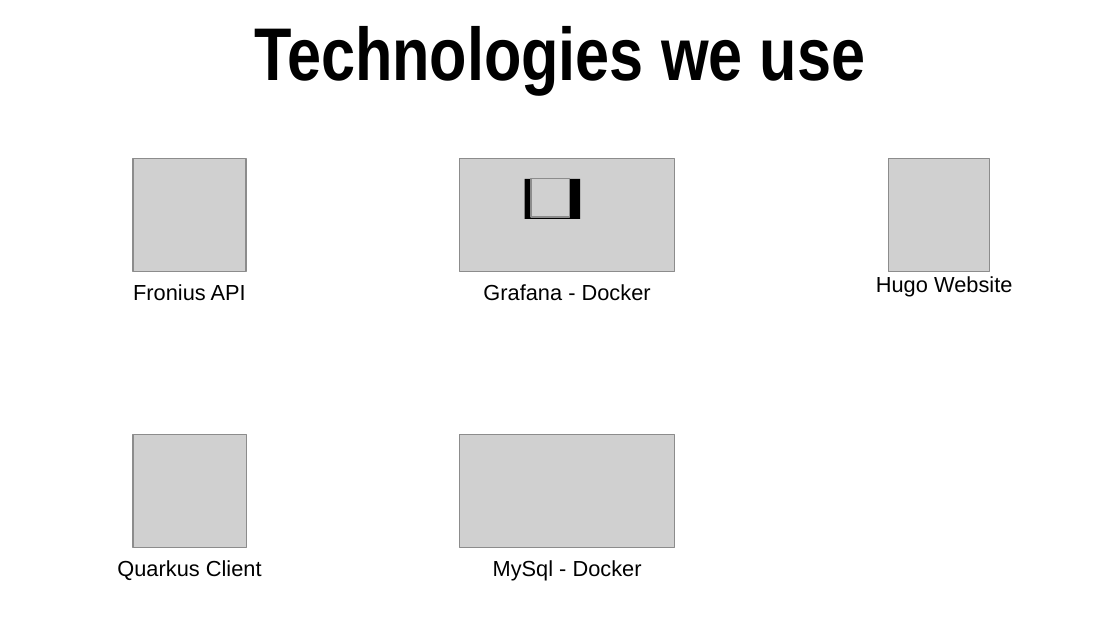
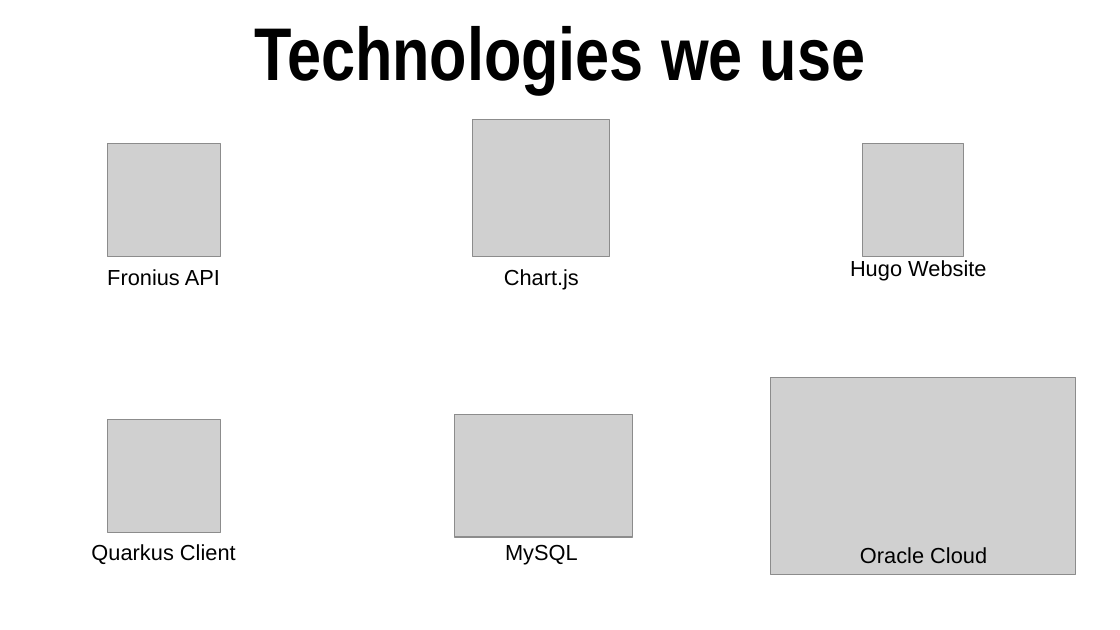
Before and after one commit to Team-Pv-Visualizer/PV-Visualizer, a slide deck: slide 10 of Documents/PVV_Project_Award.pptx (slide 5 before the commit). Drawn at 1120x630 pixels with LibreOffice and Linux fonts; fonts in the diff are those of the drawing; grey boxes stand for pictures. Boxes give left, top, right and bottom in pixels: in the first picture for what was removed or moved away, otherwise in the second. Text is boxed around its words. In the diff, an @@ line names an element or a change of style, - is before the commit and + after.

```diff
--- a/Documents/PVV_Project_Award.pptx
+++ b/Documents/PVV_Project_Award.pptx
@@ picture added at <box>473,120,609,256</box> @@
@@ picture removed at <box>459,159,674,272</box> @@
@@ rectangle removed at <box>524,179,580,220</box> @@
@@ picture removed at <box>531,179,569,217</box> @@
@@ text added at <box>504,269,579,289</box>, 14 pt, text #000000 @@
+Chart.js
@@ text removed at <box>483,284,651,301</box> @@
-Grafana - Docker
@@ picture added at <box>771,377,1075,575</box> @@
@@ picture: place and size @@
-picture at <box>459,435,674,548</box>
+picture at <box>455,414,632,538</box>
@@ 3 pictures, 3 texts: place and size @@
-3 pictures, 3 texts at <box>117,159,1012,580</box>
+3 pictures, 3 texts at <box>91,143,986,564</box>
@@ text at <box>505,544,578,565</box>: text changed @@
-MySql - Docker
+MySQL
@@ text added at <box>860,547,987,564</box>, 14 pt, text #000000 @@
+Oracle Cloud
```
Also in this commit, not shown: 2 other slides changed, 6 slides added, 13 slides removed.
